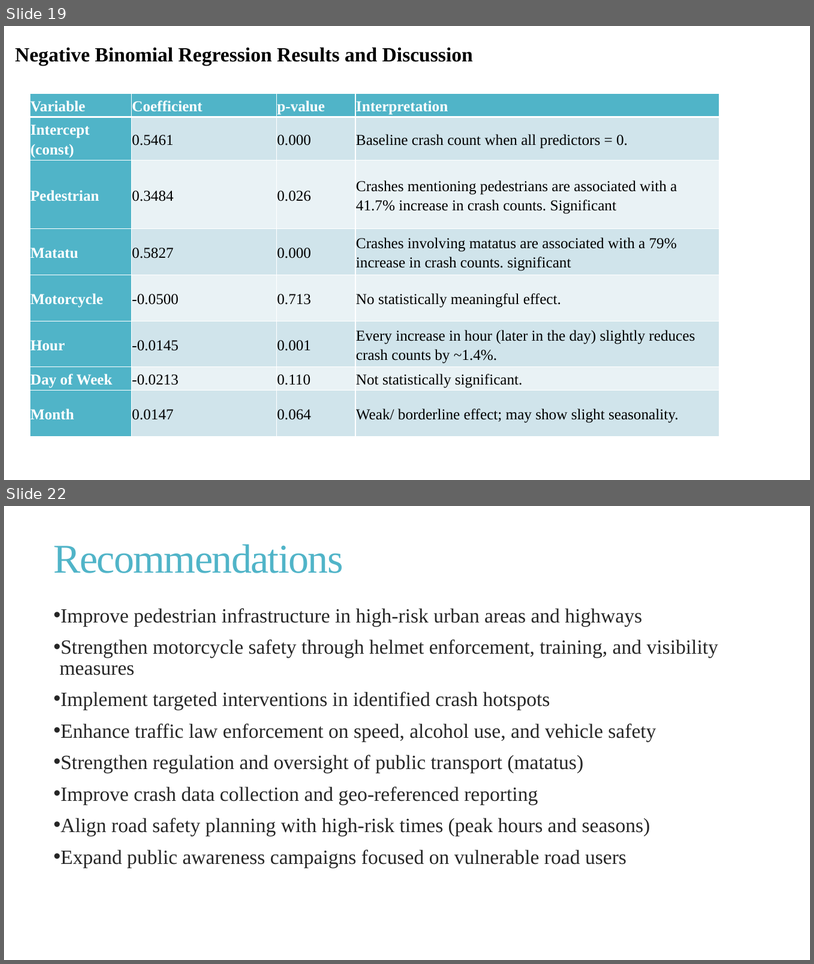
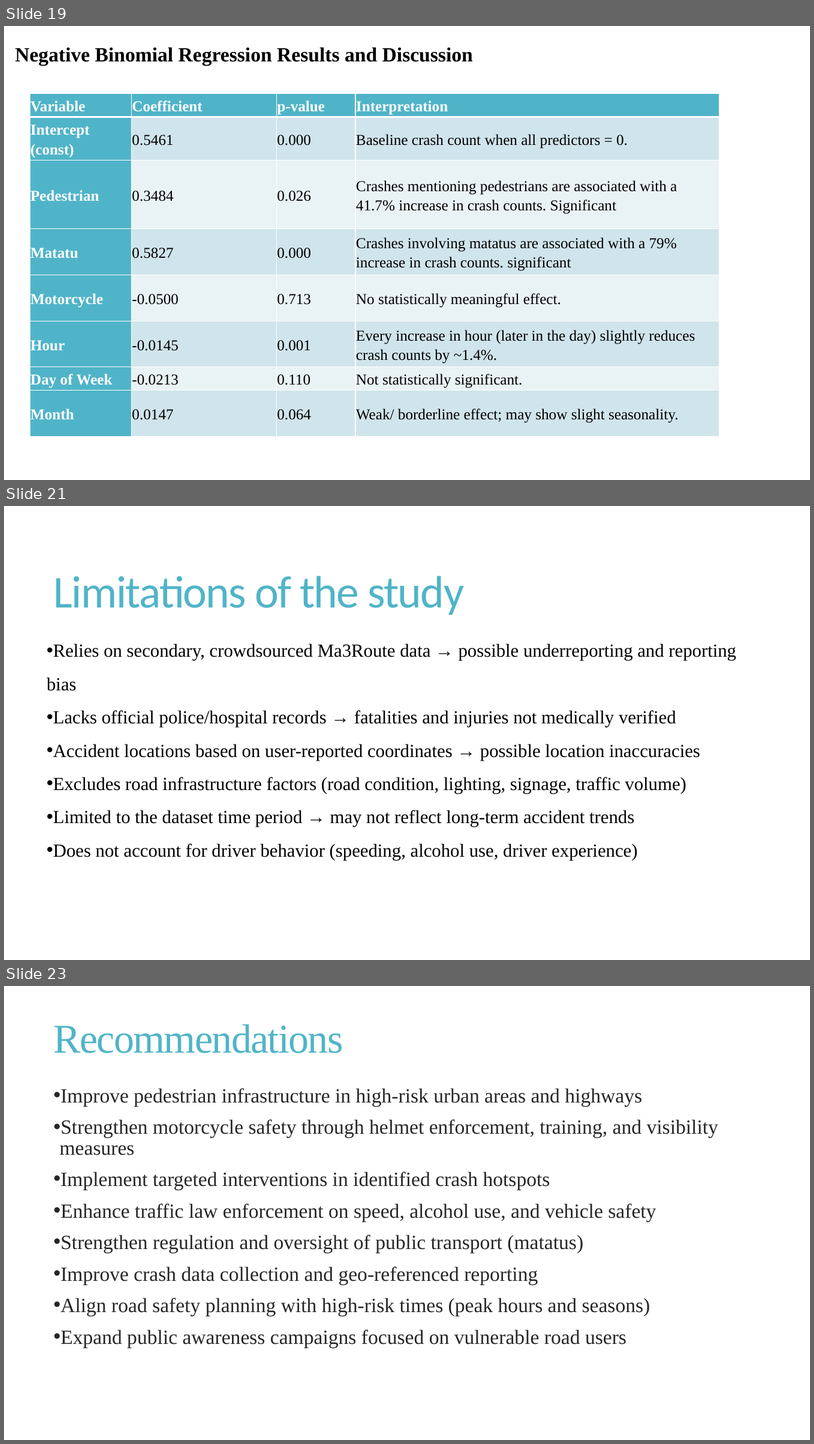
Before and after one commit to lornakendi/road_accidents_proj, a slide deck: report_n_presentation/Spatio-Temporal Analysis of Road Traffic Crashes in Kenya.pptx. Shown one above the other, each under a label of ours: slides 19 and 22 before the commit, slides 19, 21 and 23 after it; the slides between them are not shown. The pictures are 814x964 and 814x1444 pixels, drawn with LibreOffice and Linux fonts; fonts in the diff are those of the drawing. Boxes give left, top, right and bottom in pixels: in the first picture for what was removed or moved away, otherwise in the second. Text is boxed around its words. In the diff, an @@ line names an element or a change of style, - is before the commit and + after.

```diff
--- a/report_n_presentation/Spatio-Temporal Analysis of Road Traffic Crashes in Kenya.pptx
+++ b/report_n_presentation/Spatio-Temporal Analysis of Road Traffic Crashes in Kenya.pptx
@@ slide 21 added at (4, 506, 810, 960), background #FFFFFF @@
@@ title added at (54, 576, 464, 615), 54 pt, text #50B4C8 @@
+Limitations of the study
@@ text added at (47, 643, 737, 860), 22 pt, text #000000 @@
+• Relies on secondary, crowdsourced Ma3Route data → possible underreporting and reporting bias
+• Lacks official police/hospital records → fatalities and injuries not medically verified
+• Accident locations based on user-reported coordinates → possible location inaccuracies
+• Excludes road infrastructure factors (road condition, lighting, signage, traffic volume)
+• Limited to the dataset time period → may not reflect long-term accident trends
+• Does not account for driver behavior (speeding, alcohol use, driver experience)
@@ what was slide 22 is now slide 23 @@
```
Also in this commit, not shown: 7 slides changed, 1 other file.
